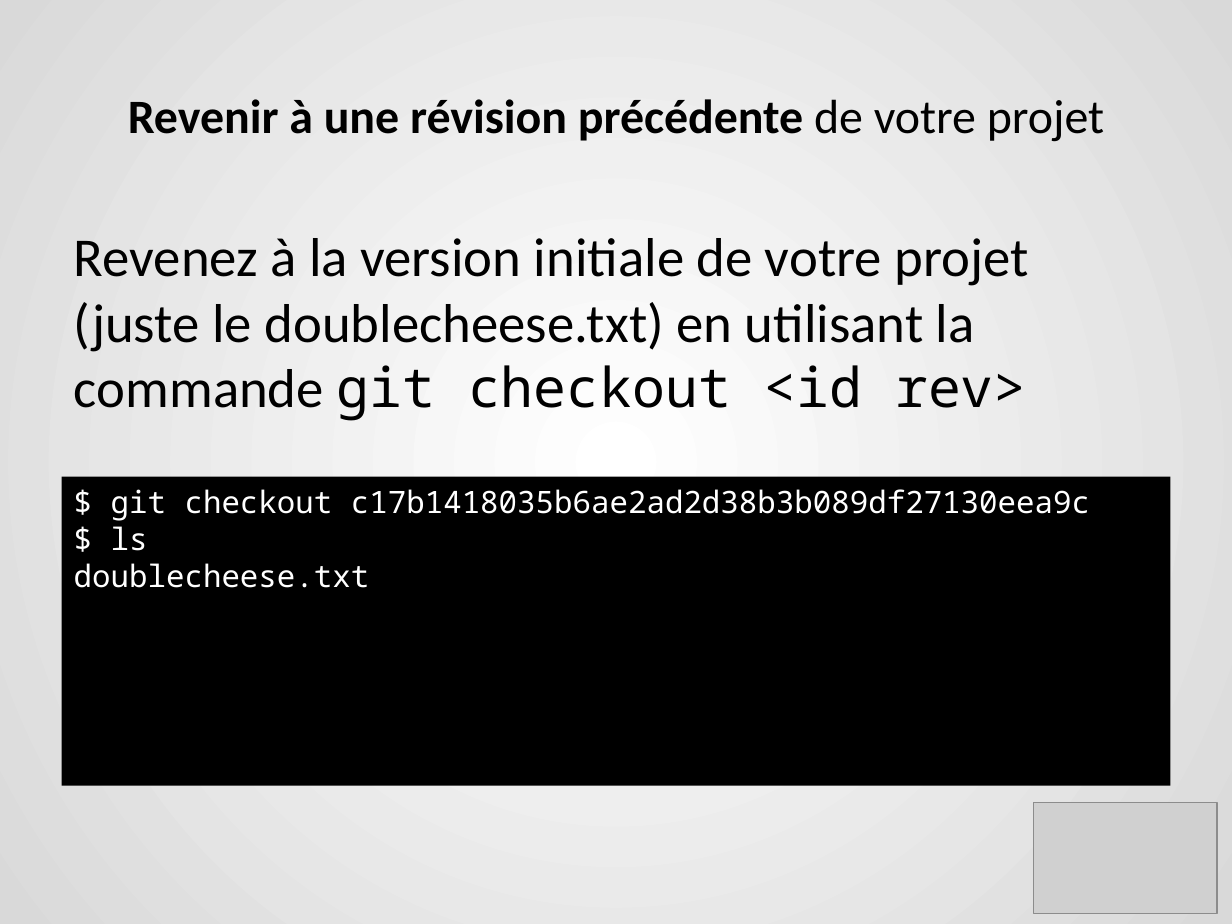
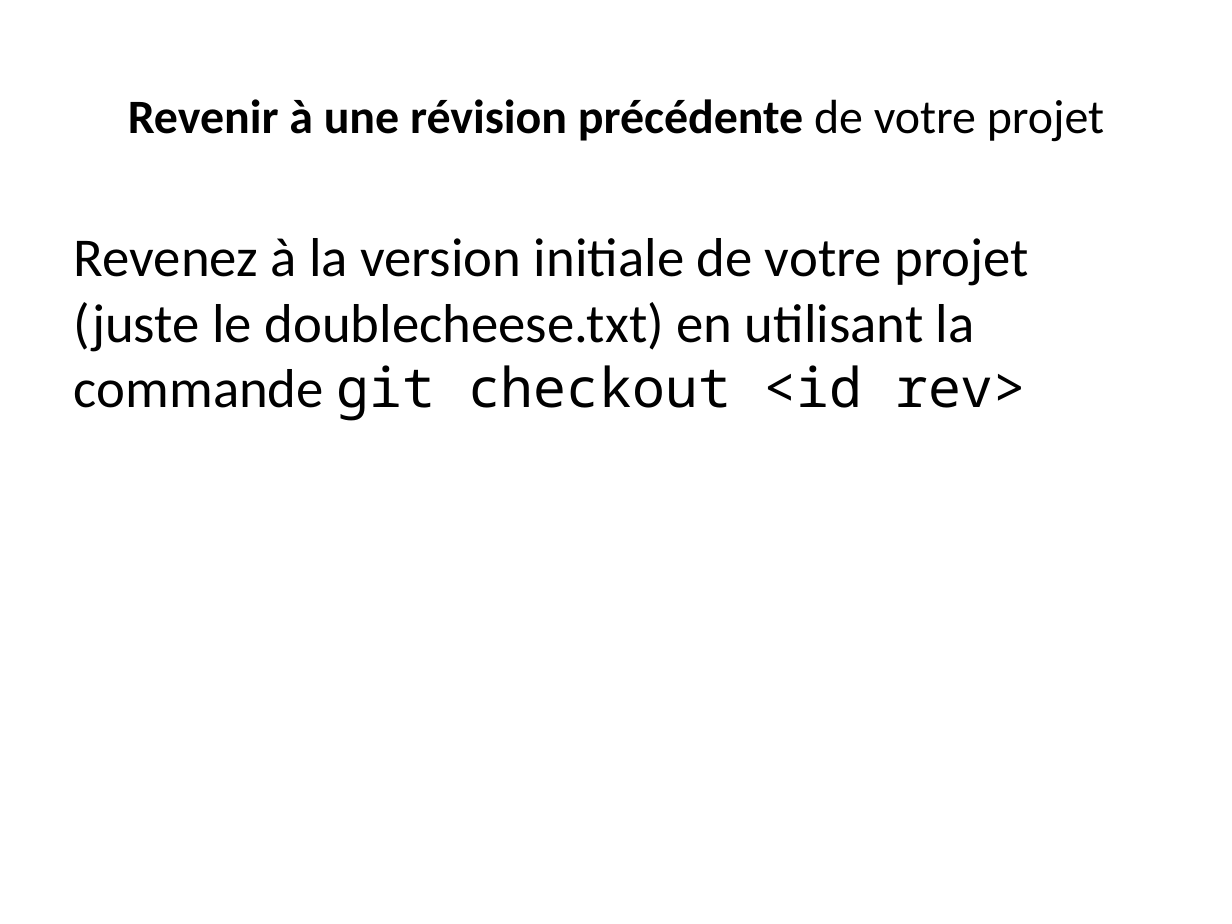
Before and after one commit to berradais/light-dna-2020-2021, a slide deck: slide 18 of 1-Environment/Lab/3.burger_lab.pptx. Drawn at 1232x924 pixels with LibreOffice and Linux fonts; fonts in the diff are those of the drawing; grey boxes stand for pictures. Boxes give left, top, right and bottom in pixels: in the first picture for what was removed or moved away, otherwise in the second. Text is boxed around its words. In the diff, an @@ line names an element or a change of style, - is before the commit and + after.

```diff
--- a/1-Environment/Lab/3.burger_lab.pptx
+++ b/1-Environment/Lab/3.burger_lab.pptx
@@ background gradient #FFFFFF to #D9D9D9 to #FFFFFF @@
@@ rectangle removed at [62, 477, 1170, 786] @@
-$ git checkout c17b1418035b6ae2ad2d38b3b089df27130eea9c
-$ ls
-doublecheese.txt
@@ picture removed at [1034, 802, 1217, 913] @@
```
Also in this commit, not shown: 37 other slides changed, 5 slides removed, 20 other files.
